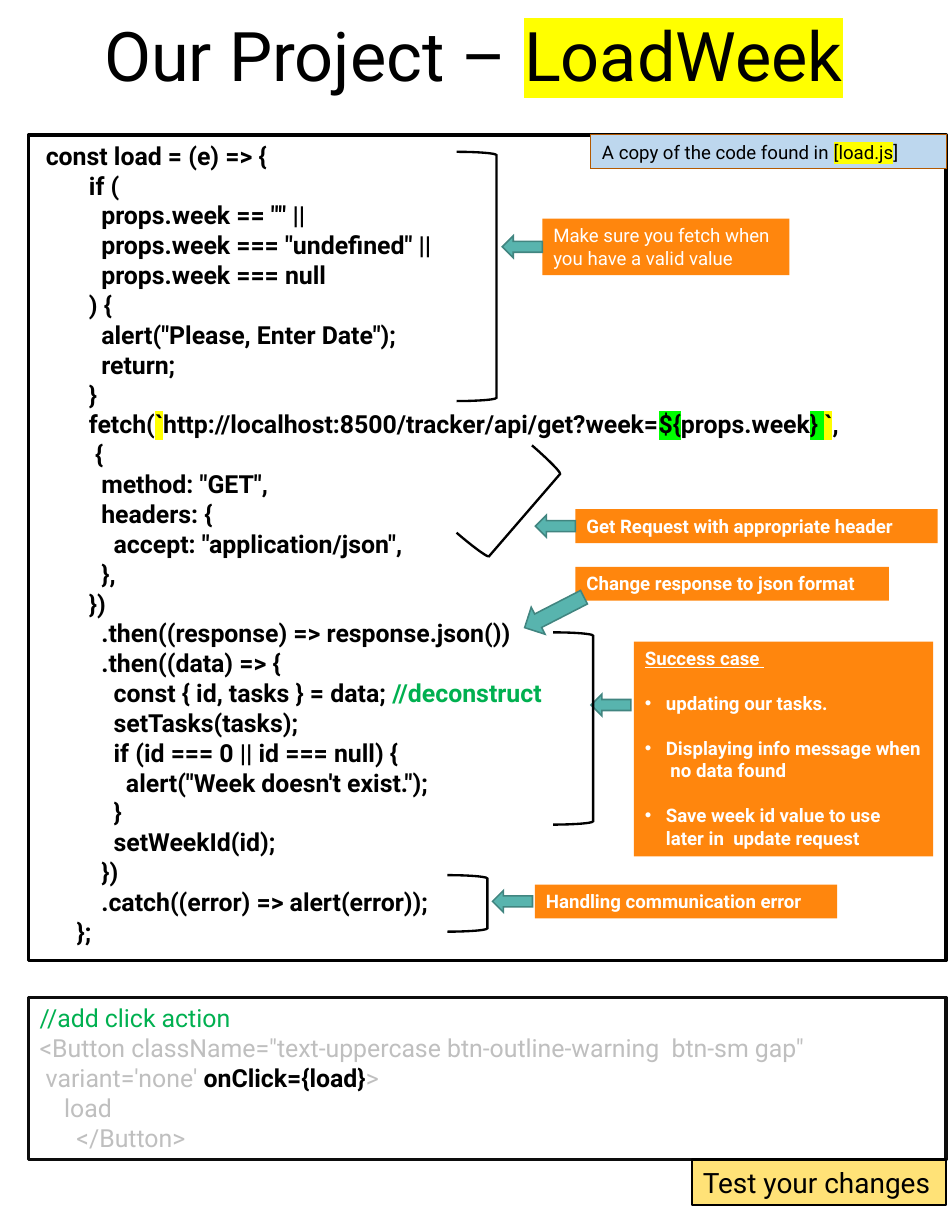
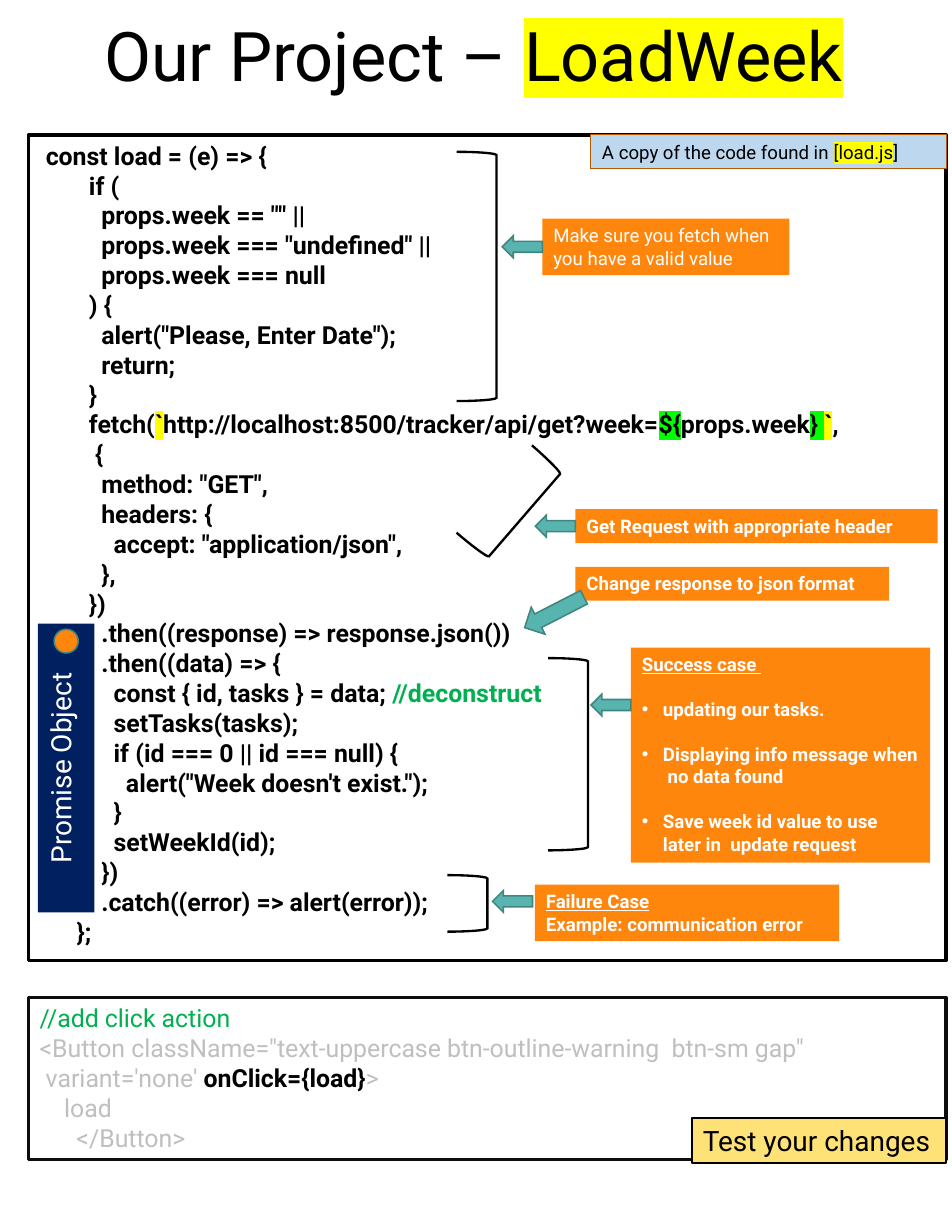
Before and after one commit to scorpion0511/mytracker, a slide deck: slide 62 of doc/React.pptx (slide 55 before the commit). Drawn at 952x1232 pixels with LibreOffice and Linux fonts; fonts in the diff are those of the drawing. Boxes give left, top, right and bottom in pixels: in the first picture for what was removed or moved away, otherwise in the second. Text is boxed around its words. In the diff, an @@ line names an element or a change of style, - is before the commit and + after.

```diff
--- a/doc/React.pptx
+++ b/doc/React.pptx
@@ rectangle added at bbox=[38, 624, 94, 913], fill #002060, 18 pt, text #FFFFFF @@
+Promise Object
@@ ellipse added at bbox=[54, 629, 78, 653], fill #FF860D, outline #418581 1 pt @@
@@ right bracket: place and size @@
-right bracket at bbox=[553, 633, 594, 825]
+right bracket at bbox=[548, 659, 588, 851]
@@ rectangle "Success case": place and size @@
-rectangle "Success case" at bbox=[634, 642, 933, 857]
+rectangle "Success case" at bbox=[631, 647, 930, 862]
@@ rectangle "Failure Case Example: communication error": place and size @@
-rectangle "Failure Case Example: communication error" at bbox=[535, 885, 838, 918]
+rectangle "Failure Case Example: communication error" at bbox=[535, 885, 840, 941]
@@ text in rectangle at bbox=[546, 894, 803, 935]: text changed @@
-Handling communication error
+Failure Case
+Example: communication error
@@ rectangle "Test your changes": place and size @@
-rectangle "Test your changes" at bbox=[692, 1159, 946, 1204]
+rectangle "Test your changes" at bbox=[692, 1118, 946, 1163]
```
Also in this commit, not shown: 20 other slides changed, 10 slides added.
